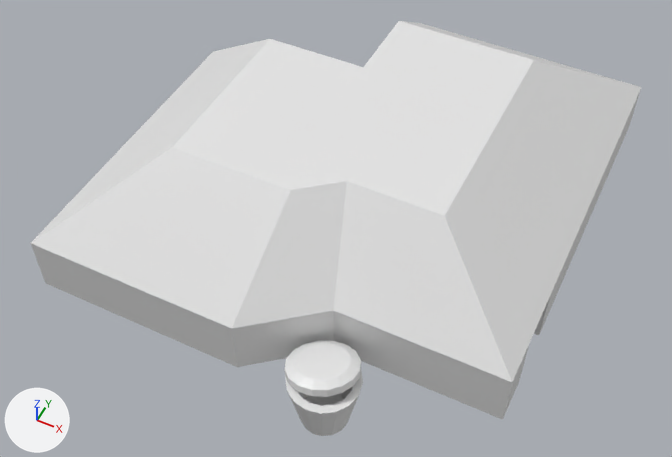
The FBX model Assets/Models/House.fbx: old version first, new version second.
Both versions are drawn from a 50 mm lens placed at (4.95, -10.39, 12.0), pointed at (0.26, -1.0, 0.26). The axes (+X, +Y, +Z) are drawn at lower left. The lights are the same throughout. The older version comes first. Where no turn or scale is listed for an object, it has been applied to the vertices.

The first picture shows 'HousePlan', 'Roof', 'TrashCan'.
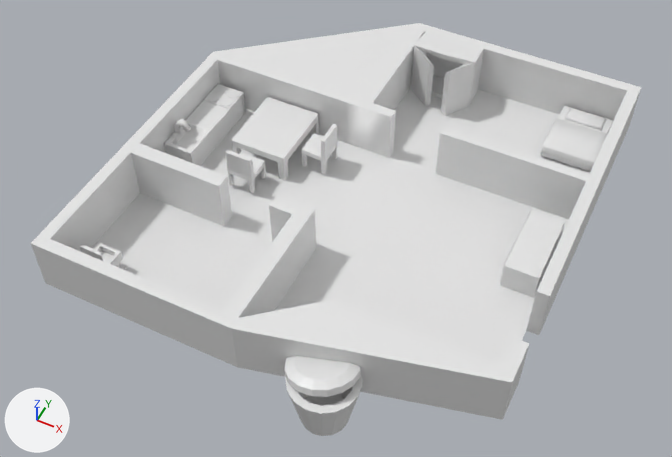
The change in detail:
me_plane is used by ob_houseplan; location (0.0, 0.0, 0.0).
Verts and faces of me_plane; kept vertices keep their numbers, new ones are numbered from 114.
Before the commit, vertices of me_plane: 1 (4.0, -3.05, 0.0) at pixel (502, 419), 10 (4.0, -3.05, 1.0) at pixel (512, 382), 56 (0.08, -4.0, 0.0) at pixel (237, 367), 58 (0.08, -4.0, 1.0) at pixel (231, 328), 70 (1.24, -3.05, 0.0).
Before the commit, vertices of me_plane: 72 (1.24, -3.05, 1.0) at pixel (333, 310).
me_plane had 114 vertices, 107 faces and spanned x -3.56..4.0, y -4.0..4.0, z 0.0..1.0.
me_plane now has 114 vertices, 119 faces and spans x -3.56..4.0, y -4.0..4.0, z 0.0..1.0.
Part 1, on me_plane:
Faces deleted: (1, 10, 72, 70), (56, 70, 72, 58).
New faces: (1, 70, 72, 10), (56, 58, 72, 70), (1, 10, 58, 56), (10, 72, 58), (1, 56, 70).
Part 2, on me_plane:
7 faces are deleted.
16 new faces join them.
Object 'Roof' (ob_roof) is deleted.

Changed parts and their boxes (x1, y1, x2, y2) in the pictures (672 x 457 px):
'HousePlan', reshaped
    before: (31, 89, 641, 420)
    after: (31, 23, 641, 420)
'Roof', deleted
    before: (31, 21, 641, 382)
part 1 of me_plane, built on
    both: (232, 311, 512, 420)
part 2 of me_plane, cut back
    after: (215, 23, 419, 100)
'RoomCloset', unchanged, uncovered by the edit
    after: (411, 32, 484, 116)
'KitchenTable', unchanged, uncovered by the edit
    after: (231, 97, 319, 180)
'KitchenCounter', unchanged, uncovered by the edit
    after: (165, 84, 245, 166)
'Dresser', unchanged, uncovered by the edit
    after: (500, 209, 565, 298)
